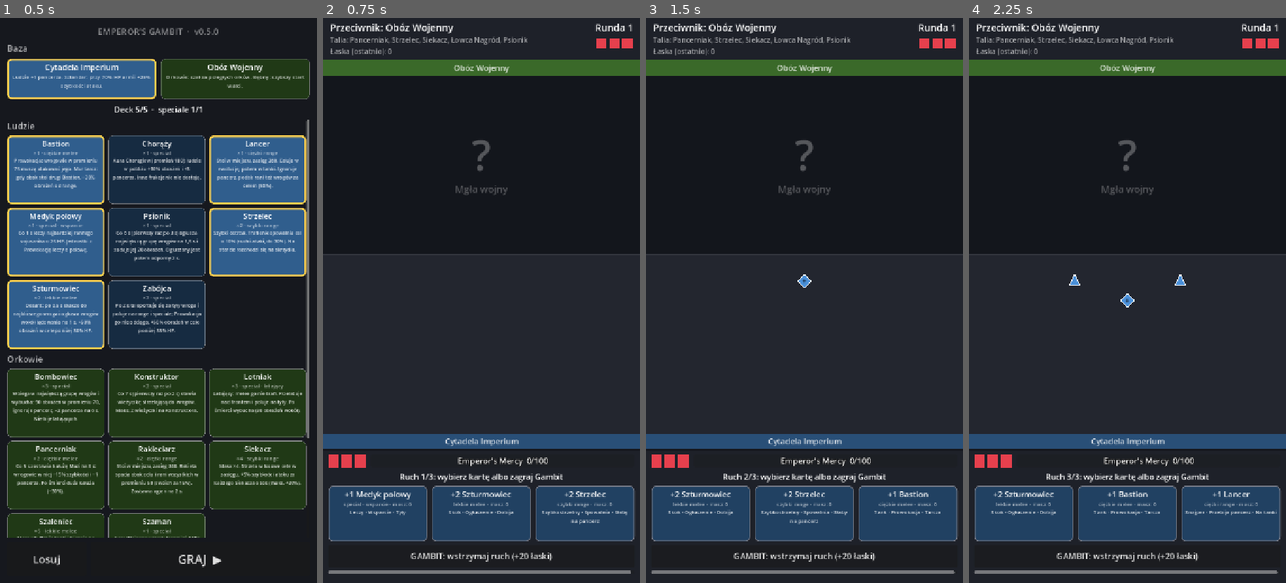
Above: before the commit, frames 1-4 (left to right).
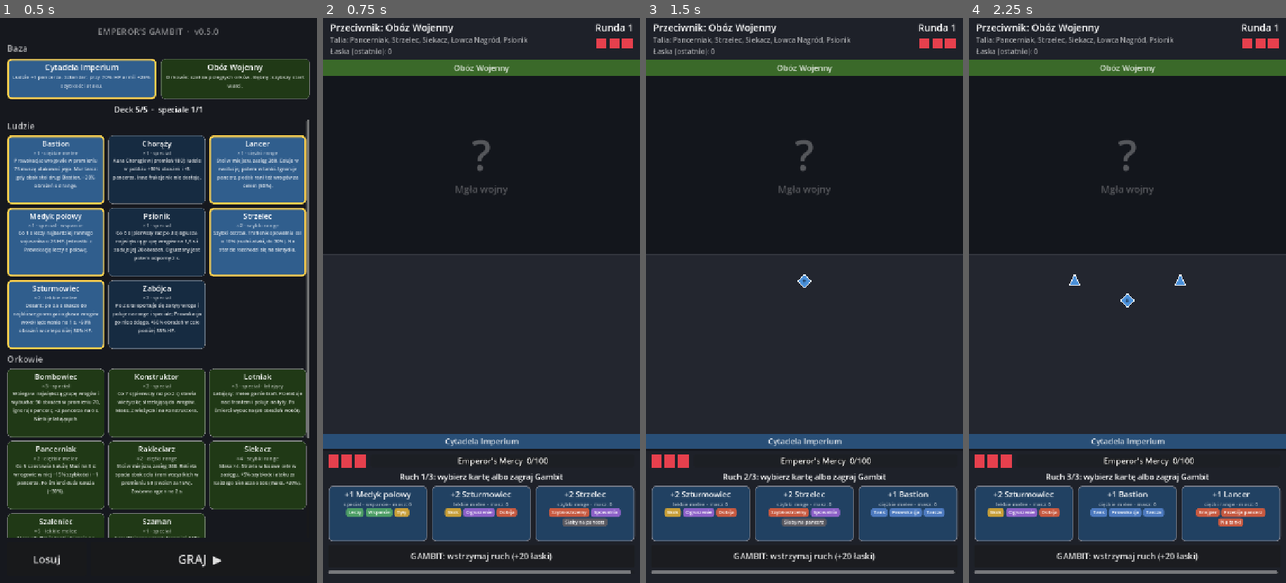
Above: after the commit, the same moments.

Repository: Maassiww/emperors-gambit-v0.6
Game: Godot game, scene res://scenes/main.tscn
Two runs of this game, one before a commit and one after it. Both use one fixed random seed, a clock stepped at 60 frames per second and the inputs below.
Inputs (mouse positions are in pixels of both pictures, inside the frame that each line leads up to):
- Up to frame 1 (0.5 s): no input
- Up to frame 2 (0.75 s): click "GRAJ ▶" at 0.5 s
- Up to frame 3 (1.5 s): click (699, 515) at 1.27 s
- Up to frame 4 (2.25 s): click (1127, 515) at 2.02 s

Frame 1 is identical in both runs. In frame 2, 1.2% of the frame differs, in the area x 7-96%, y 86-90%; in frame 3, 1.3%, in the area x 5-95%, y 86-90%; in frame 4, 1.2%.

Commit message:
Tagi kart jako kolorowe plakietki (TagChips, zaślepka pod przyszłe grafiki)
Co-Authored-By: Claude Opus 5.5 <noreply@anthropic.com>

Diff:
--- a/game/scenes/match_screen.gd
+++ b/game/scenes/match_screen.gd
@@ -220,7 +220,7 @@
 		info[0].visible = o.tier > 0
 		info[1].text = o.label()
 		info[2].text = "%s · masz: %d" % [UnitData.ROLE_NAMES[u.role], army.count(o.unit_id)]
-		info[3].text = GameDB.unit(o.produces).tags
+		(b.get_meta("chips") as TagChips).set_tags(GameDB.unit(o.produces).tags)
 		var style := StyleBoxFlat.new()
 		style.bg_color = GameDB.faction(u.faction).color.darkened(0.55)
 		style.border_color = TIER_COLORS[o.tier]
@@ -361,7 +361,11 @@
 		b.pressed.connect(_on_pick.bind(i))
 		cards.add_child(b)
 		_cards.append(b)
-		b.set_meta("labels", card_labels(b, [[13, Color(1.0, 0.85, 0.4)], [18, Color.WHITE], [12, Color(1, 1, 1, 0.6)], [12, Color(1, 1, 1, 0.85)]]))
+		var labels := card_labels(b, [[13, Color(1.0, 0.85, 0.4)], [18, Color.WHITE], [12, Color(1, 1, 1, 0.6)]])
+		b.set_meta("labels", labels)
+		var chips := TagChips.new()
+		labels[0].get_parent().add_child(chips)
+		b.set_meta("chips", chips)
 
 	var actions := HBoxContainer.new()
 	actions.add_theme_constant_override("separation", 10)
--- a/game/tests/unit/test_traits.gd
+++ b/game/tests/unit/test_traits.gd
@@ -326,3 +326,11 @@
 	var r1 := _sim(a, b).run()
 	var r2 := _sim(a, b).run()
 	assert_eq([r1.ticks, r1.winner, r1.hp_left, r1.damage_dealt], [r2.ticks, r2.winner, r2.hp_left, r2.damage_dealt])
+
+
+func test_every_card_has_texts_and_known_tags() -> void:
+	for id in GameDB.units:
+		var u := GameDB.unit(id)
+		assert_true(u.blurb != "" and u.tags != "", "%s: missing texts" % id)
+		for tag in u.tags.split(" · ", false):
+			assert_true(TagChips.CATEGORY_OF.has(tag), "%s: tag without category: %s" % [id, tag])
--- /dev/null
+++ b/game/ui/tag_chips.gd
@@ -0,0 +1,75 @@
+class_name TagChips
+extends HFlowContainer
+## Unit tags as small coloured chips (in-match cards). Placeholder look: plain rounded boxes coloured by
+## category. When the art is ready, swap _make_chip() for icons; callers only use set_tags().
+
+enum Category { DEFENSE, ATTACK, CONTROL, SUPPORT, MOBILITY, MASS, NEUTRAL, WEAKNESS }
+
+const COLORS := {
+	Category.DEFENSE: Color(0.30, 0.48, 0.75),
+	Category.ATTACK: Color(0.78, 0.35, 0.25),
+	Category.CONTROL: Color(0.55, 0.38, 0.78),
+	Category.SUPPORT: Color(0.30, 0.62, 0.40),
+	Category.MOBILITY: Color(0.78, 0.62, 0.22),
+	Category.MASS: Color(0.45, 0.55, 0.30),
+	Category.NEUTRAL: Color(0.55, 0.50, 0.42),
+	Category.WEAKNESS: Color(0.35, 0.35, 0.38),
+}
+
+const CATEGORY_OF := {
+	"Tank": Category.DEFENSE, "Prowokacja": Category.DEFENSE, "Tarcza": Category.DEFENSE,
+	"Obrona": Category.DEFENSE, "Wieżyczka": Category.DEFENSE,
+	"Snajper": Category.ATTACK, "Przebija pancerz": Category.ATTACK, "Na tanki": Category.ATTACK,
+	"Dobija": Category.ATTACK, "Obszar": Category.ATTACK, "Artyleria": Category.ATTACK,
+	"Kamikaze": Category.ATTACK, "Losowy ogień": Category.ATTACK, "Ogień": Category.ATTACK,
+	"Wybuch": Category.ATTACK, "Szybkostrzelny": Category.ATTACK, "Szał": Category.ATTACK,
+	"Ogłuszenie": Category.CONTROL, "Spowalnia": Category.CONTROL, "Kontrola": Category.CONTROL,
+	"Kruszy pancerz": Category.CONTROL, "Oznacza": Category.CONTROL,
+	"Leczy": Category.SUPPORT, "Leczy ×2": Category.SUPPORT, "Wsparcie": Category.SUPPORT,
+	"Aura": Category.SUPPORT, "Wzmacnia ludzi": Category.SUPPORT, "Wzmacnia orków": Category.SUPPORT,
+	"Wzmacnia melee": Category.SUPPORT, "Tempo": Category.SUPPORT, "Pancerz": Category.SUPPORT,
+	"Skok": Category.MOBILITY, "Teleport": Category.MOBILITY, "Lot": Category.MOBILITY,
+	"Poluje na tyły": Category.MOBILITY, "Omija tanki": Category.MOBILITY, "Szybki": Category.MOBILITY,
+	"Tyły": Category.MOBILITY,
+	"Masa": Category.MASS, "Rośnie w tłumie": Category.MASS, "Przywołania": Category.MASS,
+	"Wieżyczki": Category.MASS,
+	"Bez frakcji": Category.NEUTRAL, "Kontrakt": Category.NEUTRAL,
+	"Słaby na pancerz": Category.WEAKNESS,
+}
+
+@export var font_size: int = 11
+
+
+func _init() -> void:
+	alignment = FlowContainer.ALIGNMENT_CENTER
+	add_theme_constant_override("h_separation", 4)
+	add_theme_constant_override("v_separation", 3)
+	mouse_filter = Control.MOUSE_FILTER_IGNORE
+
+
+## tags: "A · B · C", as in UnitData.tags.
+func set_tags(tags: String) -> void:
+	for c in get_children():
+		remove_child(c)
+		c.queue_free()
+	for tag in tags.split(" · ", false):
+		add_child(_make_chip(tag))
+
+
+func _make_chip(tag: String) -> Control:
+	var panel := PanelContainer.new()
+	var style := StyleBoxFlat.new()
+	style.bg_color = COLORS[CATEGORY_OF.get(tag, Category.NEUTRAL)]
+	style.set_corner_radius_all(6)
+	style.content_margin_left = 6
+	style.content_margin_right = 6
+	style.content_margin_top = 1
+	style.content_margin_bottom = 2
+	panel.add_theme_stylebox_override("panel", style)
+	panel.mouse_filter = Control.MOUSE_FILTER_IGNORE
+	var label := Label.new()
+	label.text = tag
+	label.add_theme_font_size_override("font_size", font_size)
+	label.mouse_filter = Control.MOUSE_FILTER_IGNORE
+	panel.add_child(label)
+	return panel
Not shown, added: game/ui/tag_chips.gd.uid
